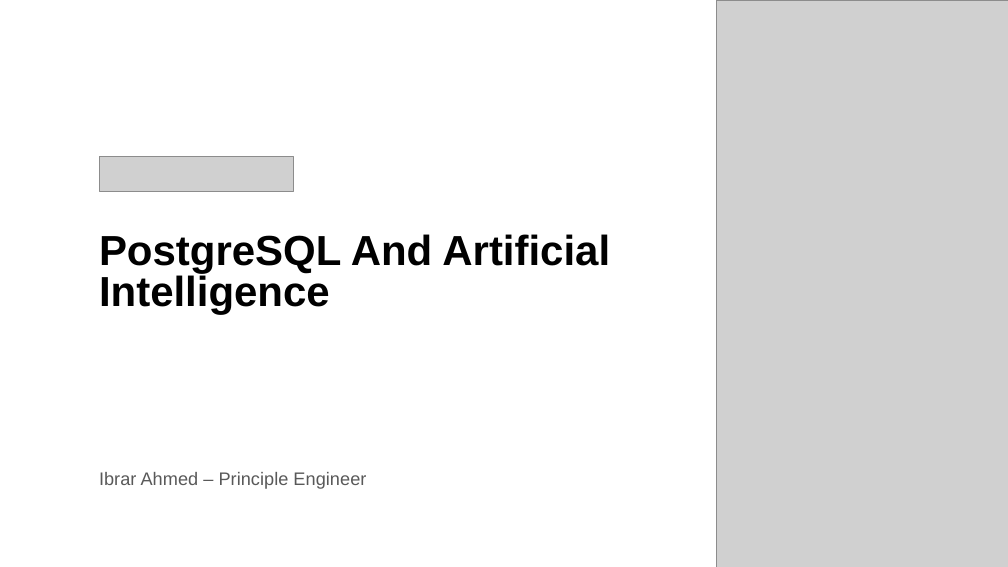
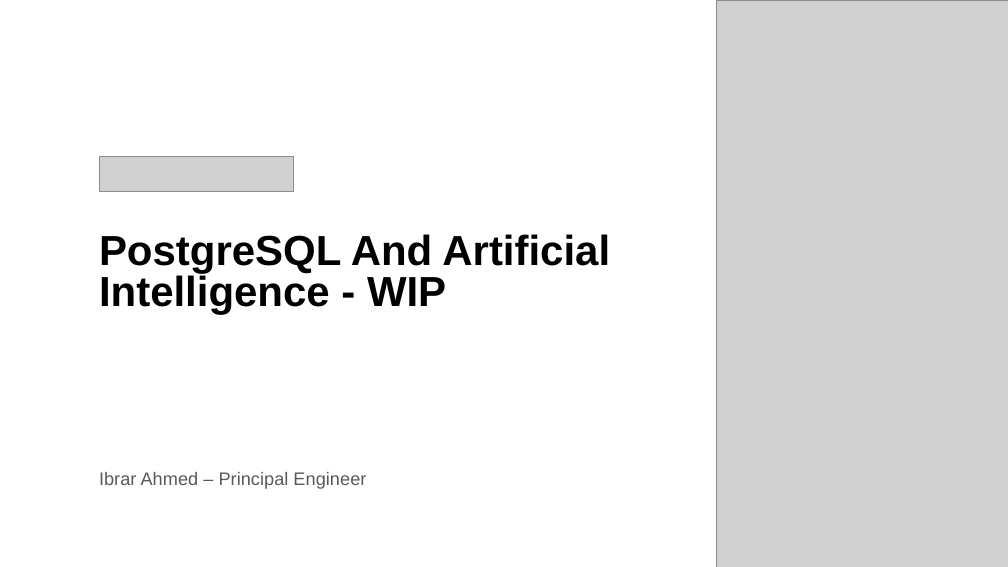
Before and after one commit to ibrarahmad/PostgreSQLTalks, a slide deck: slide 1 of Conferences/Percona-live-2022/PL22-PostgreSQL-And-Artifical-Intelegence.pptx. Drawn at 1008x567 pixels with LibreOffice and Linux fonts; fonts in the diff are those of the drawing; grey boxes stand for pictures; background and template pictures are left out. Boxes give left, top, right and bottom in pixels: in the first picture for what was removed or moved away, otherwise in the second. Text is boxed around its words. In the diff, an @@ line names an element or a change of style, - is before the commit and + after.

```diff
--- a/Conferences/Percona-live-2022/PL22-PostgreSQL-And-Artifical-Intelegence.pptx
+++ b/Conferences/Percona-live-2022/PL22-PostgreSQL-And-Artifical-Intelegence.pptx
@@ title at box(99, 234, 610, 314): text changed @@
-PostgreSQL And Artificial Intelligence
+PostgreSQL And Artificial Intelligence - WIP
@@ subtitle at box(99, 472, 366, 489): text changed @@
-Ibrar Ahmed – Principle Engineer
+Ibrar Ahmed – Principal Engineer
```
Also in this commit, not shown: 1 other slide changed, 1 slide removed.
